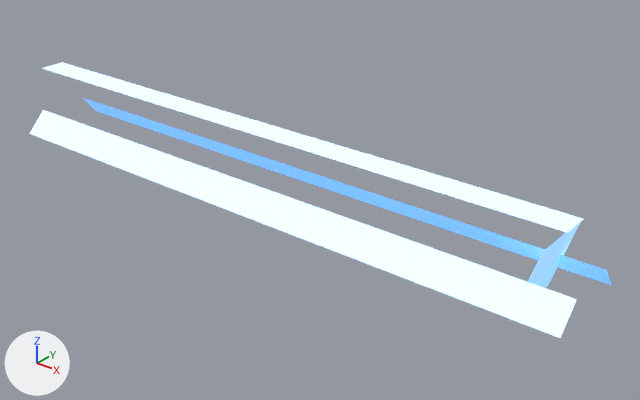
Two versions of the glTF model models/pistolFire.glb, one commit apart.
Both versions are drawn from a camera (50 mm lens) standing at (0.0472, -0.179, 0.329) and looking at (-0.1004, 0.0054, 0.2147). The axes (+X, +Y, +Z) are drawn at lower left. The lights are the same throughout.
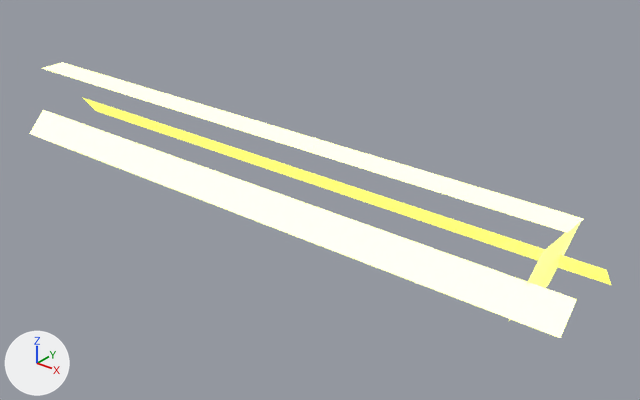
What differs and where, as boxes (x1, y1, x2, y2) in the pictures (640 x 400 px):
'Plane.002', recoloured
    both: (29, 110, 577, 338)
'Plane', recoloured
    both: (42, 62, 583, 233)
'Plane.001', recoloured (blue to yellow)
    both: (82, 97, 611, 285)
'Plane.003', recoloured (blue to yellow)
    both: (508, 223, 580, 322)

The edits, one by one:
In material 'Material_0' (mat_material_0), emission_color goes from (0.0, 0.294, 0.98) (blue #0094fd) to (0.914, 0.98, 0.0) (yellow #f5fd00).
